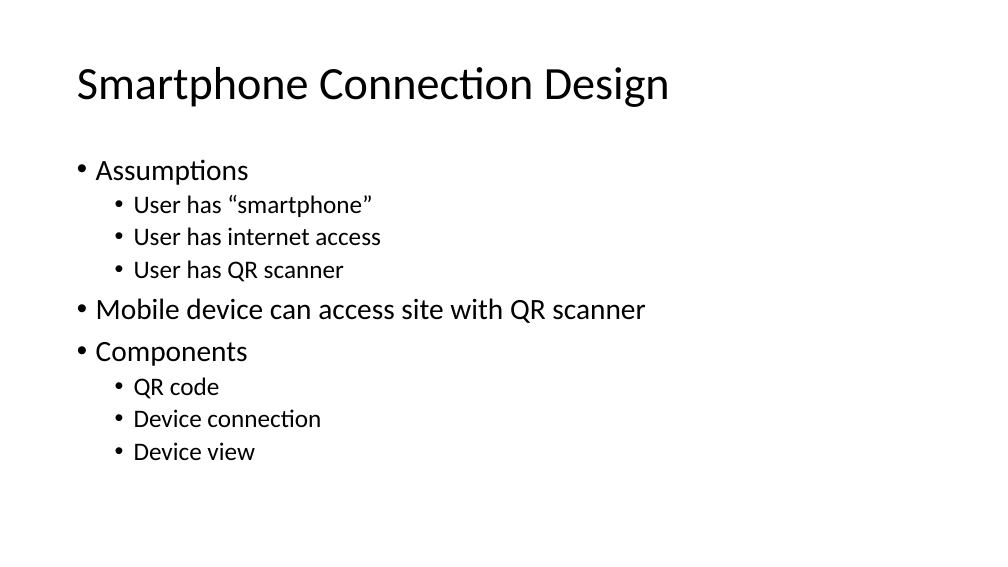
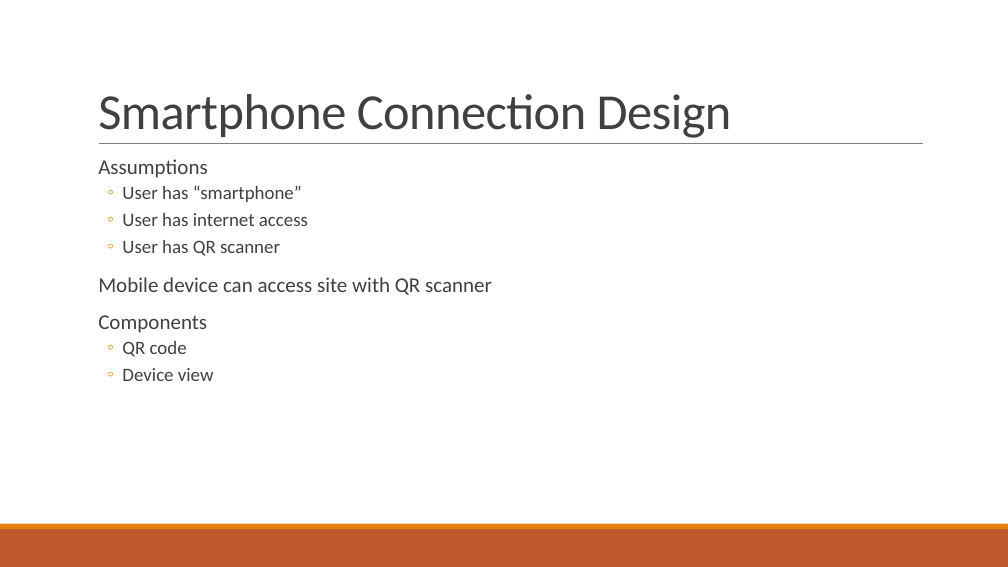
Before and after one commit to gonsalvg/Capstone-Forge-App, a slide deck: slide 23 of Progress Report/Progress report.pptx (slide 19 before the commit). Drawn at 1008x567 pixels with LibreOffice and Linux fonts; fonts in the diff are those of the drawing. Boxes give left, top, right and bottom in pixels: in the first picture for what was removed or moved away, otherwise in the second. Text is boxed around its words. In the diff, an @@ line names an element or a change of style, - is before the commit and + after.

```diff
--- a/Progress Report/Progress report.pptx
+++ b/Progress Report/Progress report.pptx
@@ title "Smartphone Connection Design": place and size @@
-title "Smartphone Connection Design" at [77,67,670,107]
+title "Smartphone Connection Design" at [98,94,732,138]
@@ title "Smartphone Connection Design" at [98,94,732,138]: size 44 to 48 pt, text colour #000000 to #404040, letter spacing 0 to -0.5 pt; line spacing 0.9 to 0.85; vertical alignment middle to bottom @@
@@ line added from (99, 144) to (923, 144), #808080 0.5 pt @@
@@ text "Assumptions" at [98,159,492,381]: size 28 to 20 pt in "Assumptions", "Mobile device can access site with QR ...", "Components"; text colour #000000 to #404040; size 24 to 18 pt in "User has “smartphone”", "User has internet access", "User has QR scanner", "QR code" and 1 more places; bullet • to  ; more space between paragraphs; bullet • to ◦ @@
@@ text at [134,409,321,427]: paragraph removed @@
-  • Device connection
@@ rectangle added at [0,529,1008,567], fill #BD582C @@
@@ rectangle added at [0,524,1008,529], fill #E48312 @@
```
Also in this commit, not shown: 32 other slides changed, 2 slides added, 1 slide removed.
